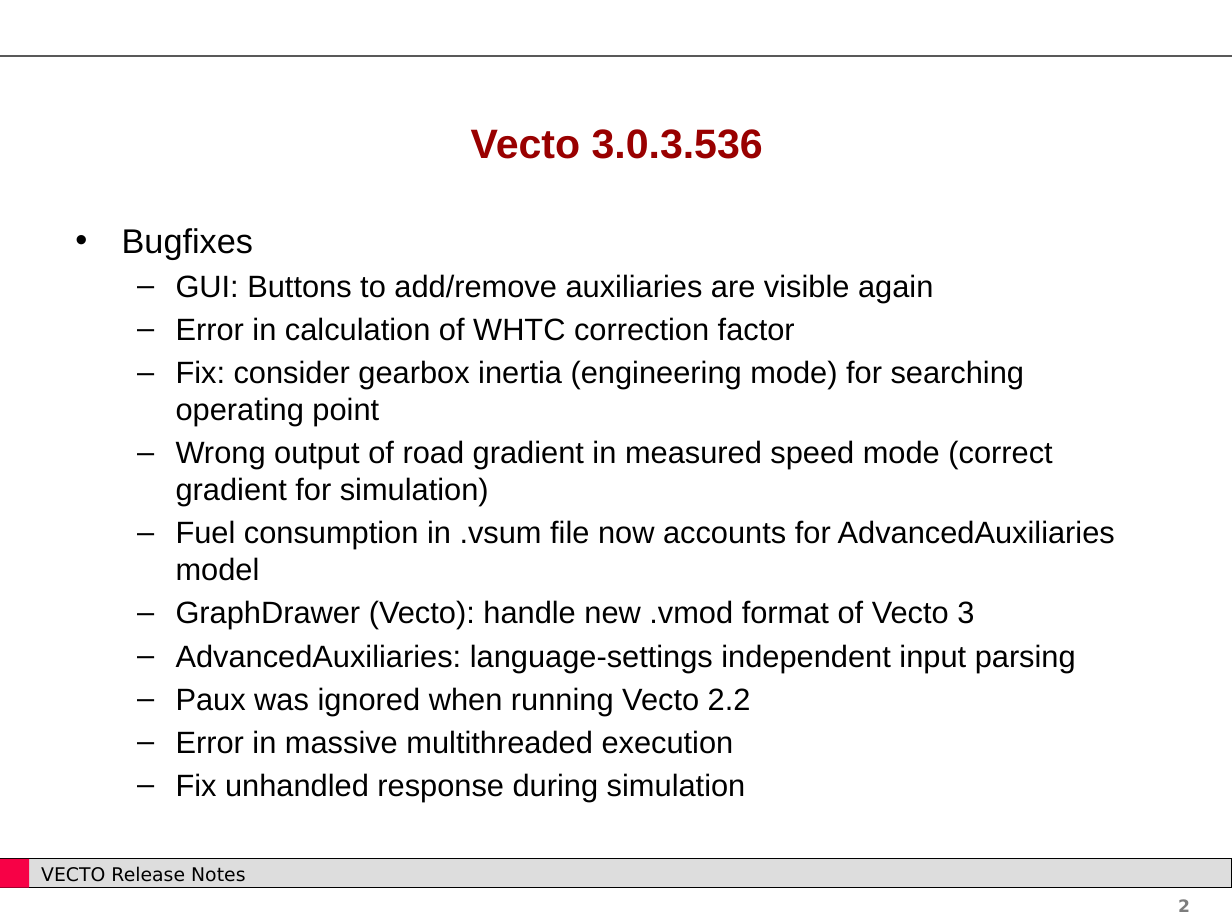
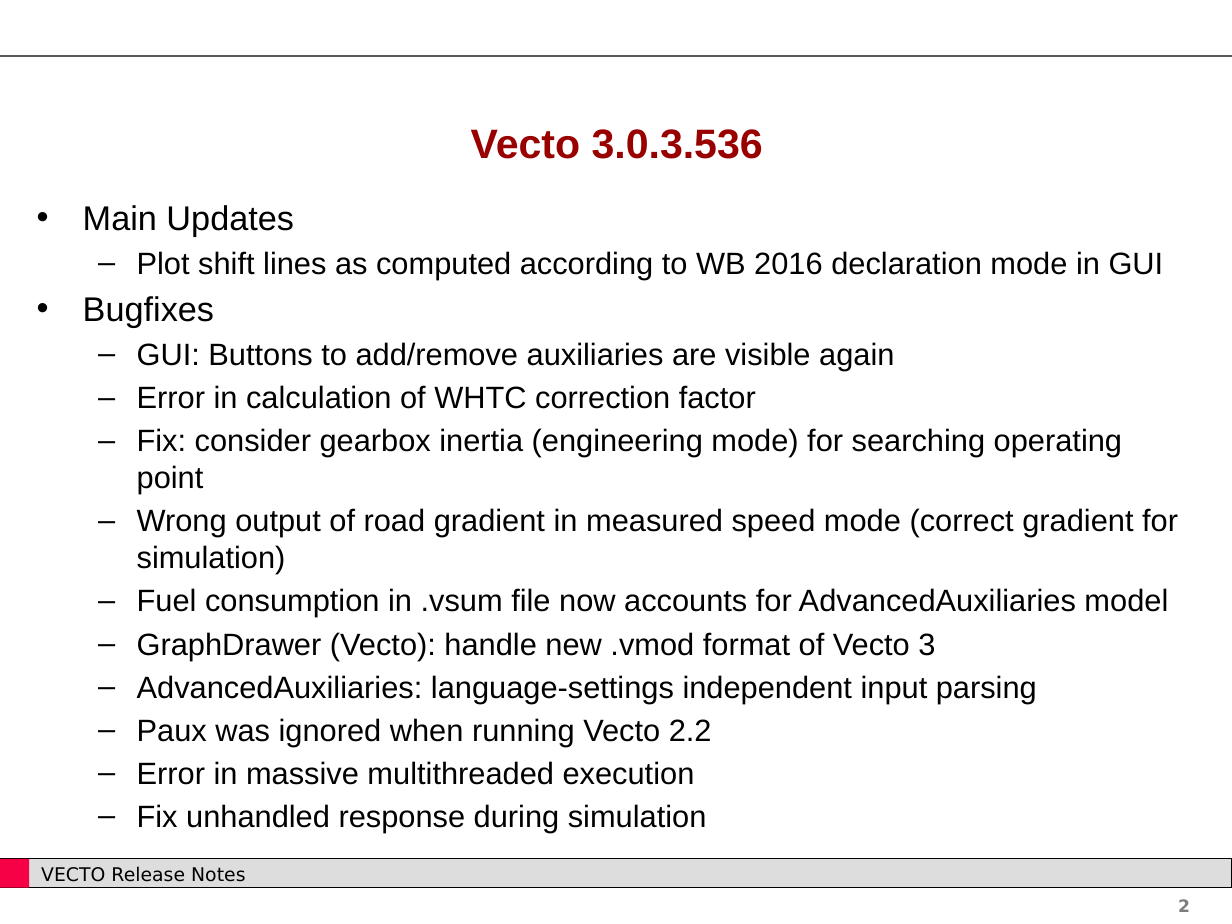
Before and after one commit to tanawadeatharva/BharatVECTO, a slide deck: slide 2 of Documentation/User Manual Source/Release Notes Vecto3.x.pptx. Drawn at 1232x924 pixels with LibreOffice and Linux fonts; fonts in the diff are those of the drawing; background and template pictures are left out. Boxes give left, top, right and bottom in pixels: in the first picture for what was removed or moved away, otherwise in the second. Text is boxed around its words. In the diff, an @@ line names an element or a change of style, - is before the commit and + after.

```diff
--- a/Documentation/User Manual Source/Release Notes Vecto3.x.pptx
+++ b/Documentation/User Manual Source/Release Notes Vecto3.x.pptx
@@ text "Main Updates": place and size @@
-text "Main Updates" at [122,228,1115,802]
+text "Main Updates" at [83,205,1178,833]
@@ text at [83,205,1164,280]: paragraphs added @@
+• Main Updates
+  – Plot shift lines as computed according to WB 2016 declaration mode in GUI
```
Also in this commit, not shown: 1 other file.
